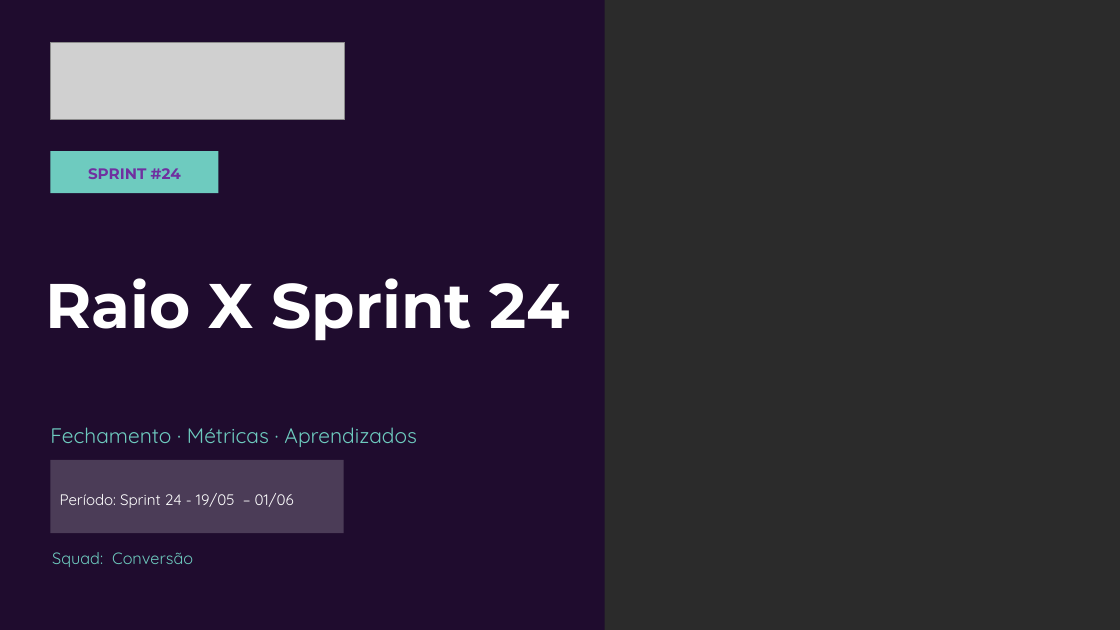
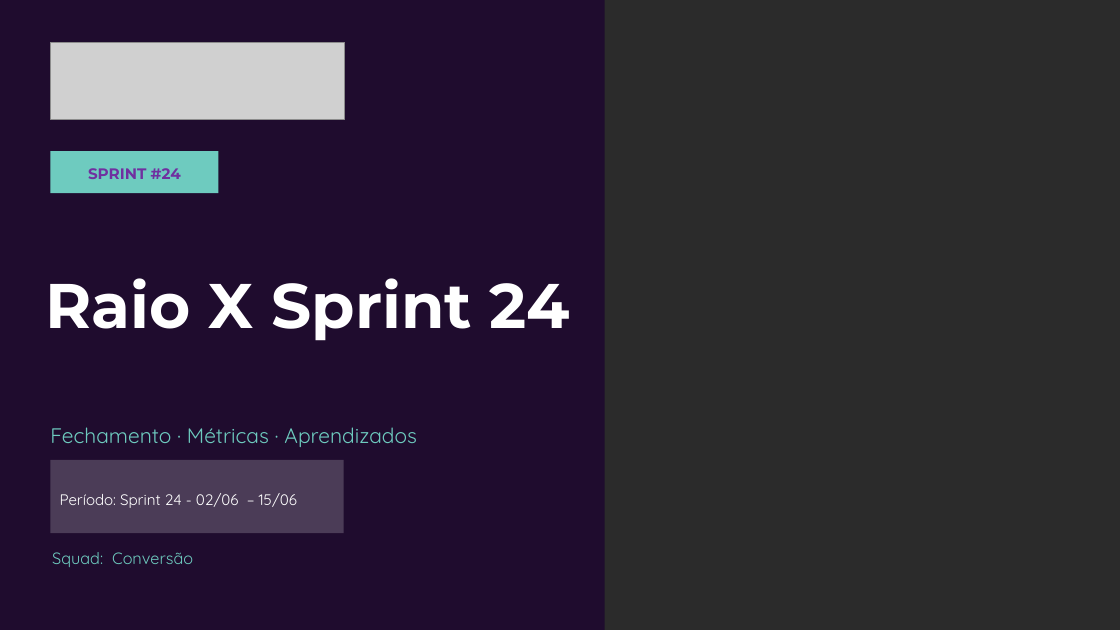
Before and after one commit to patriciapaquim-ui/FAMILHAO, a slide deck: slide 1 of raio-x-sprint-familhao_Conversão_Sprint24_VF.pptx. Drawn at 1120x630 pixels with LibreOffice and Linux fonts; fonts in the diff are those of the drawing; grey boxes stand for pictures; background and template pictures are left out; a plain dark background stands for a picture behind light text. Boxes give left, top, right and bottom in pixels: in the first picture for what was removed or moved away, otherwise in the second. Text is boxed around its words. In the diff, an @@ line names an element or a change of style, - is before the commit and + after.

```diff
--- a/raio-x-sprint-familhao_Conversão_Sprint24_VF.pptx
+++ b/raio-x-sprint-familhao_Conversão_Sprint24_VF.pptx
@@ text at <box>60,493,297,508</box>: text changed @@
-Período: Sprint 24 - 19/05 – 01/06
+Período: Sprint 24 - 02/06 – 15/06
```
Also in this commit, not shown: 1 other slide changed.
